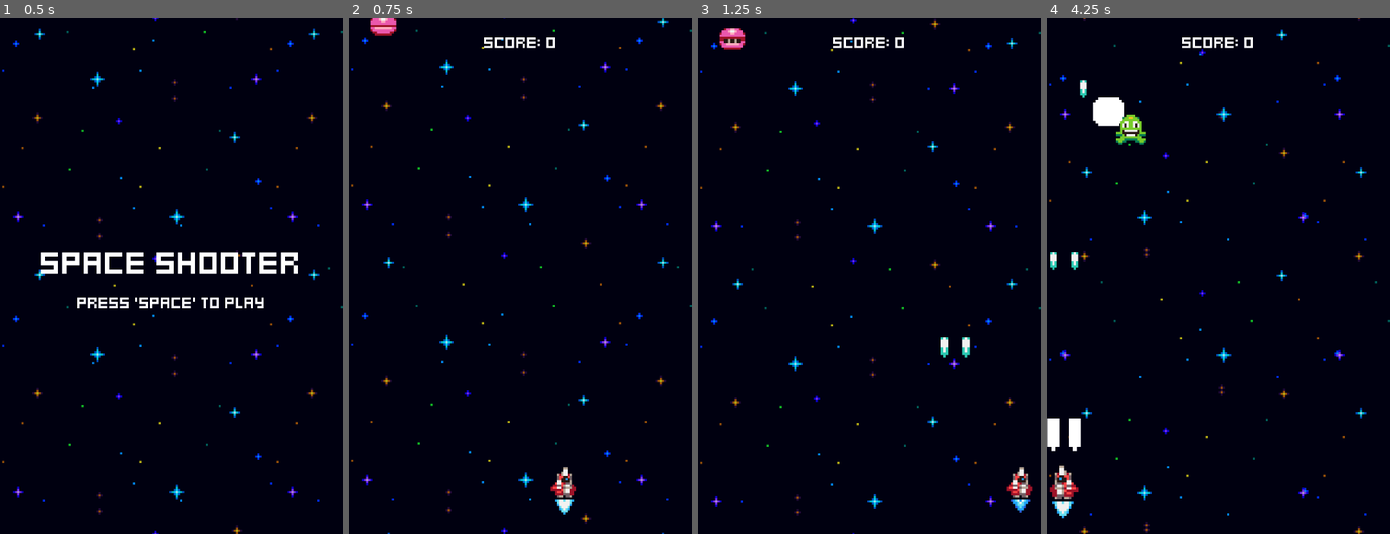
Above: before the commit, frames 1-4 (left to right).
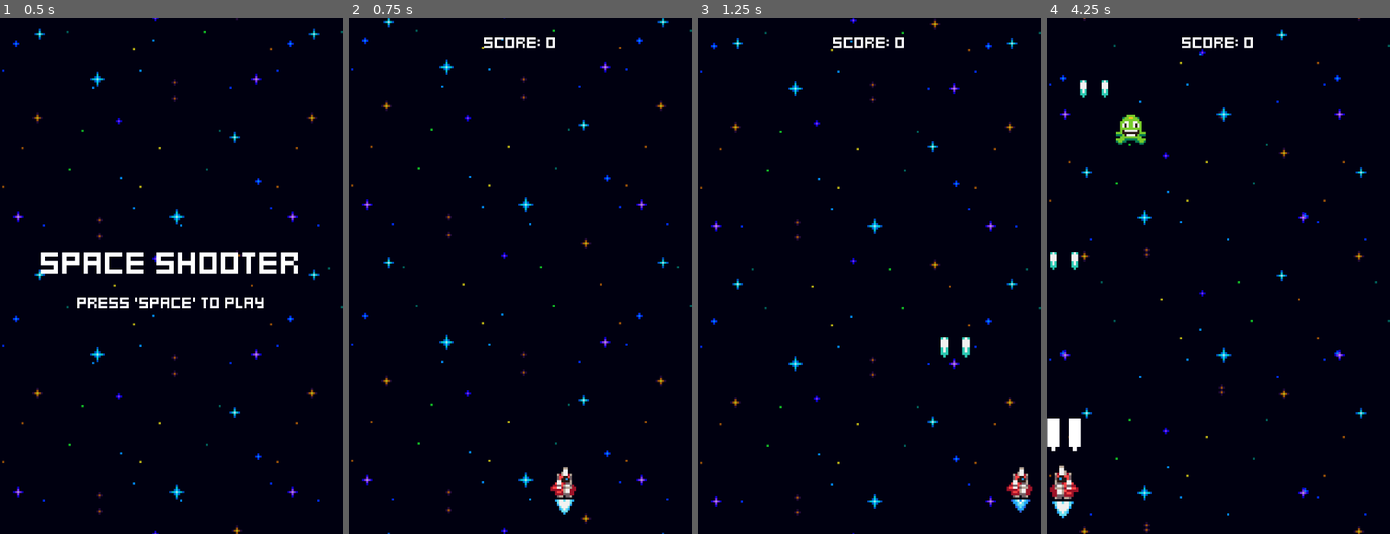
Above: after the commit, the same moments.

Repository: MatZ-Dev/heartbeast-space-shooter
Game: Godot game, scene res://menus/menu.tscn
Two runs of this game, one before a commit and one after it. Both use one fixed random seed, a clock stepped at 60 frames per second and the inputs below.
Inputs:
- Up to frame 1 (0.5 s): no input
- Up to frame 2 (0.75 s): tap Space at 0.5 s; hold Right (ui_right) from 0.53 s (still down); tap Enter (ui_accept) at 0.6 s
- Up to frame 3 (1.25 s): keep holding Right (ui_right); tap Enter (ui_accept) at 0.77, 1.07 s
- Up to frame 4 (4.25 s): tap Enter (ui_accept) at 1.35, 1.52, 1.82, 2.1, 2.85, 3.02, 3.32, 3.6, 3.77, 4.07 s; release Right (ui_right) at 2.03 s; hold Left (ui_left) from 2.03 s (still down)

Frame 1 is identical in both runs. In frame 2, 0.2% of the frame differs, in the area x 6-14%, y 0-4%; in frame 3, 0.3%; in frame 4, 0.5%, in the area x 13-23%, y 12-21%.

Commit message:
Part-16 Pink Enemy States

Diff:
--- a/enemies/enemy_generator.gd
+++ b/enemies/enemy_generator.gd
@@ -2,6 +2,8 @@
 
 @export var GreenEnemyScene: PackedScene
 @export var YellowEnemyScene: PackedScene
+@export var PinkEnemyScene: PackedScene
+
 
 var margin = 8
 var screen_width = ProjectSettings.get_setting("display/window/size/viewport_width")
@@ -9,11 +11,12 @@
 @onready var spawner_component: SpawnerComponent = $SpawnerComponent
 @onready var green_enemy_spawn_timer: Timer = $GreenEnemySpawnTimer
 @onready var yellow_enemy_spawn_timer: Timer = $YellowEnemySpawnTimer
+@onready var pink_enemy_spawn_timer: Timer = $PinkEnemySpawnTimer
 
 func _ready() -> void:
 	green_enemy_spawn_timer.timeout.connect(handle_spawn.bind(GreenEnemyScene, green_enemy_spawn_timer))
 	yellow_enemy_spawn_timer.timeout.connect(handle_spawn.bind(YellowEnemyScene, yellow_enemy_spawn_timer))
-
+	pink_enemy_spawn_timer.timeout.connect(handle_spawn.bind(PinkEnemyScene, pink_enemy_spawn_timer))
 
 
 func handle_spawn(enemy_scene: PackedScene, timer: Timer) -> void:
--- a/enemies/enemy_generator.tscn
+++ b/enemies/enemy_generator.tscn
@@ -4,11 +4,13 @@
 [ext_resource type="Script" uid="uid://beo7p3rvlcxy1" path="res://components/spawner_component.gd" id="1_p85au"]
 [ext_resource type="PackedScene" uid="uid://c7r1b3vmw8vfc" path="res://enemies/green_enemy.tscn" id="2_d5nw7"]
 [ext_resource type="PackedScene" uid="uid://c8rgsavyaqcek" path="res://enemies/yellow_enemy.tscn" id="3_m4hnj"]
+[ext_resource type="PackedScene" uid="uid://0njis2lsia21" path="res://enemies/pink_enemy.tscn" id="4_fag5v"]
 
 [node name="EnemyGenerator" type="Node2D" unique_id=2008452015]
 script = ExtResource("1_k80ol")
 GreenEnemyScene = ExtResource("2_d5nw7")
 YellowEnemyScene = ExtResource("3_m4hnj")
+PinkEnemyScene = ExtResource("4_fag5v")
 
 [node name="SpawnerComponent" type="Node2D" parent="." unique_id=478036889]
 script = ExtResource("1_p85au")
@@ -23,3 +25,8 @@
 wait_time = 5.0
 one_shot = true
 autostart = true
+
+[node name="PinkEnemySpawnTimer" type="Timer" parent="." unique_id=1386176703]
+wait_time = 10.0
+one_shot = true
+autostart = true
--- a/enemies/pink_enemy.gd
+++ b/enemies/pink_enemy.gd
@@ -5,8 +5,10 @@
 
 @onready var move_down_state: TimedStateComponent = %MoveDownState
 @onready var move_side_state: TimedStateComponent = %MoveSideState
+@onready var move_side_component: MoveComponent = %MoveSideComponent
 @onready var pause_state: TimedStateComponent = %PauseState
-@onready var move_side_component: MoveComponent = %MoveSideComponent
+@onready var fire_state: StateComponent = %FireState
+@onready var projectile_spawner_component: SpawnerComponent = %ProjectileSpawnerComponent
 
 
 func _ready() -> void:
@@ -19,6 +21,13 @@
 	move_side_component.velocity.x  = [-20, 20].pick_random()
 
 	move_down_state.state_finished.connect(move_side_state.enable)
-	move_side_state.state_finished.connect(pause_state.enable)
+	move_side_state.state_finished.connect(func() -> void:
+			fire_state.enable()
+			scale_component.tween_scale()
+			projectile_spawner_component.spawn(global_position)
+			fire_state.disable()
+			fire_state.state_finished.emit()
+	)
+	fire_state.state_finished.connect(pause_state.enable)
 	pause_state.state_finished.connect(move_down_state.enable)
 	move_down_state.enable()
--- a/enemies/pink_enemy.tscn
+++ b/enemies/pink_enemy.tscn
@@ -6,6 +6,9 @@
 [ext_resource type="Script" uid="uid://bm7wwj2o3kuyn" path="res://components/move_component.gd" id="4_uw4rh"]
 [ext_resource type="Script" uid="uid://bjgtpsuqq6qbh" path="res://components/border_bounce_component.gd" id="5_mik3f"]
 [ext_resource type="Script" uid="uid://c77w6oxgkqwxk" path="res://components/timed_state_componoent.gd" id="6_67erp"]
+[ext_resource type="Script" uid="uid://c8qbmkwdgm722" path="res://components/state_component.gd" id="7_3uis6"]
+[ext_resource type="Script" uid="uid://beo7p3rvlcxy1" path="res://components/spawner_component.gd" id="8_idvas"]
+[ext_resource type="PackedScene" uid="uid://bfjfrvryuuxpg" path="res://projectiles/pink_enemy_projectile.tscn" id="9_4s7jl"]
 
 [sub_resource type="AtlasTexture" id="AtlasTexture_0kney"]
 atlas = ExtResource("2_psv4m")
@@ -115,7 +118,18 @@
 move_component = NodePath("../MoveSideComponent")
 metadata/_custom_type_script = "uid://bjgtpsuqq6qbh"
 
-[node name="PauseState" type="Node" parent="States" index="2" unique_id=2022065456]
+[node name="FireState" type="Node" parent="States" index="2" unique_id=1456624495]
+unique_name_in_owner = true
+script = ExtResource("7_3uis6")
+metadata/_custom_type_script = "uid://c8qbmkwdgm722"
+
+[node name="ProjectileSpawnerComponent" type="Node2D" parent="States/FireState" index="0" unique_id=178602336]
+unique_name_in_owner = true
+script = ExtResource("8_idvas")
+scene = ExtResource("9_4s7jl")
+metadata/_custom_type_script = "uid://beo7p3rvlcxy1"
+
+[node name="PauseState" type="Node" parent="States" index="3" unique_id=2022065456]
 unique_name_in_owner = true
 script = ExtResource("6_67erp")
 metadata/_custom_type_script = "uid://c77w6oxgkqwxk"
--- /dev/null
+++ b/projectiles/pink_enemy_projectile.gd
@@ -0,0 +1,10 @@
+extends Node2D
+
+@onready var hitbox_component: HitboxComponent = $Anchor/HitboxComponent
+@onready var visible_on_screen_notifier_2d: VisibleOnScreenNotifier2D = $VisibleOnScreenNotifier2D
+@onready var scale_component: ScaleComponent = $ScaleComponent
+
+func _ready() -> void:
+	scale_component.tween_scale()
+	hitbox_component.hit_hurtbox.connect(queue_free.unbind(1))
+	visible_on_screen_notifier_2d.screen_exited.connect(queue_free)
--- /dev/null
+++ b/projectiles/pink_enemy_projectile.tscn
@@ -0,0 +1,121 @@
+[gd_scene format=3 uid="uid://bfjfrvryuuxpg"]
+
+[ext_resource type="Script" uid="uid://wf16ehtm4u8e" path="res://projectiles/pink_enemy_projectile.gd" id="1_7ytmt"]
+[ext_resource type="Texture2D" uid="uid://bj6h2scwfyiq2" path="res://assets/sprites/pink_enemy_projectile.png" id="1_fwfae"]
+[ext_resource type="Script" uid="uid://d3ywtvt46p4ga" path="res://components/hitbox_component.gd" id="2_7ytmt"]
+[ext_resource type="Script" uid="uid://bm7wwj2o3kuyn" path="res://components/move_component.gd" id="3_04bmb"]
+[ext_resource type="Script" uid="uid://dsjeequ1x2cg0" path="res://components/scale_component.gd" id="4_defgk"]
+
+[sub_resource type="AtlasTexture" id="AtlasTexture_arb35"]
+atlas = ExtResource("1_fwfae")
+region = Rect2(0, 0, 16, 16)
+
+[sub_resource type="AtlasTexture" id="AtlasTexture_dfe2q"]
+atlas = ExtResource("1_fwfae")
+region = Rect2(16, 0, 16, 16)
+
+[sub_resource type="AtlasTexture" id="AtlasTexture_2lwwl"]
+atlas = ExtResource("1_fwfae")
+region = Rect2(48, 0, 16, 16)
+
+[sub_resource type="AtlasTexture" id="AtlasTexture_2wy20"]
+atlas = ExtResource("1_fwfae")
+region = Rect2(32, 0, 16, 16)
+
+[sub_resource type="SpriteFrames" id="SpriteFrames_pilwl"]
+animations = [{
+"frames": [{
+"duration": 1.0,
+"texture": SubResource("AtlasTexture_arb35")
+}, {
+"duration": 1.0,
+"texture": SubResource("AtlasTexture_dfe2q")
+}, {
+"duration": 1.0,
+"texture": SubResource("AtlasTexture_2lwwl")
+}, {
+"duration": 1.0,
+"texture": SubResource("AtlasTexture_2wy20")
+}],
+"loop": 1,
+"name": &"default",
+"speed": 5.0
+}]
+
+[sub_resource type="CircleShape2D" id="CircleShape2D_pilwl"]
+radius = 4.0
+
+[sub_resource type="Animation" id="Animation_aarhx"]
+length = 0.001
+tracks/0/type = "value"
+tracks/0/imported = false
+tracks/0/enabled = true
+tracks/0/path = NodePath("Anchor:position")
+tracks/0/interp = 1
+tracks/0/loop_wrap = true
+tracks/0/keys = {
+"times": PackedFloat32Array(0),
+"transitions": PackedFloat32Array(1),
+"update": 0,
+"values": [Vector2(0, 0)]
+}
+
+[sub_resource type="Animation" id="Animation_1eqe5"]
+resource_name = "oscilate"
+loop_mode = 1
+tracks/0/type = "value"
+tracks/0/imported = false
+tracks/0/enabled = true
+tracks/0/path = NodePath("Anchor:position")
+tracks/0/interp = 2
+tracks/0/loop_wrap = true
+tracks/0/keys = {
+"times": PackedFloat32Array(0, 0.5),
+"transitions": PackedFloat32Array(1, 1),
+"update": 0,
+"values": [Vector2(-4, 0), Vector2(4, 0)]
+}
+
+[sub_resource type="AnimationLibrary" id="AnimationLibrary_2cd7j"]
+_data = {
+&"RESET": SubResource("Animation_aarhx"),
+&"oscilate": SubResource("Animation_1eqe5")
+}
+
+[node name="PinkEnemyProjectile" type="Node2D" unique_id=1033455390]
+script = ExtResource("1_7ytmt")
+
+[node name="Anchor" type="Node2D" parent="." unique_id=2142355282]
+
+[node name="AnimatedSprite2D" type="AnimatedSprite2D" parent="Anchor" unique_id=1834457078]
+sprite_frames = SubResource("SpriteFrames_pilwl")
+autoplay = "default"
+frame = 3
+frame_progress = 0.004515363
+
+[node name="HitboxComponent" type="Area2D" parent="Anchor" unique_id=949194494]
+collision_layer = 0
+script = ExtResource("2_7ytmt")
+metadata/_custom_type_script = "uid://d3ywtvt46p4ga"
+
+[node name="CollisionShape2D" type="CollisionShape2D" parent="Anchor/HitboxComponent" unique_id=1357765458]
+shape = SubResource("CircleShape2D_pilwl")
+
+[node name="MoveComponent" type="Node" parent="." unique_id=758431318 node_paths=PackedStringArray("actor")]
+script = ExtResource("3_04bmb")
+actor = NodePath("..")
+velocity = Vector2(0, 30)
+metadata/_custom_type_script = "uid://bm7wwj2o3kuyn"
+
+[node name="VisibleOnScreenNotifier2D" type="VisibleOnScreenNotifier2D" parent="." unique_id=658575622]
+rect = Rect2(-4, -4, 8, 8)
+
+[node name="ScaleComponent" type="Node" parent="." unique_id=718909085 node_paths=PackedStringArray("sprite")]
+script = ExtResource("4_defgk")
+sprite = NodePath("../Anchor/AnimatedSprite2D")
+scale_amount = Vector2(2, 2)
+metadata/_custom_type_script = "uid://dsjeequ1x2cg0"
+
+[node name="AnimationPlayer" type="AnimationPlayer" parent="." unique_id=558053967]
+libraries/ = SubResource("AnimationLibrary_2cd7j")
+autoplay = &"oscilate"
--- a/world.tscn
+++ b/world.tscn
@@ -6,7 +6,6 @@
 [ext_resource type="PackedScene" uid="uid://ymy4gn52200f" path="res://effects/space_background.tscn" id="2_fj7yv"]
 [ext_resource type="PackedScene" uid="uid://emcpcsi43tik" path="res://enemies/enemy_generator.tscn" id="3_tlwt5"]
 [ext_resource type="LabelSettings" uid="uid://ehmvgm337tkg" path="res://assets/fonts/default_label_settings.tres" id="5_036b0"]
-[ext_resource type="PackedScene" uid="uid://0njis2lsia21" path="res://enemies/pink_enemy.tscn" id="7_pkg7o"]
 
 [node name="World" type="Node2D" unique_id=999563509]
 script = ExtResource("1_aqk2v")
@@ -26,6 +25,3 @@
 label_settings = ExtResource("5_036b0")
 horizontal_alignment = 1
 vertical_alignment = 1
-
-[node name="PinkEnemy" parent="." unique_id=947168423 instance=ExtResource("7_pkg7o")]
-position = Vector2(16, 0)
Not shown, added: projectiles/pink_enemy_projectile.gd.uid
